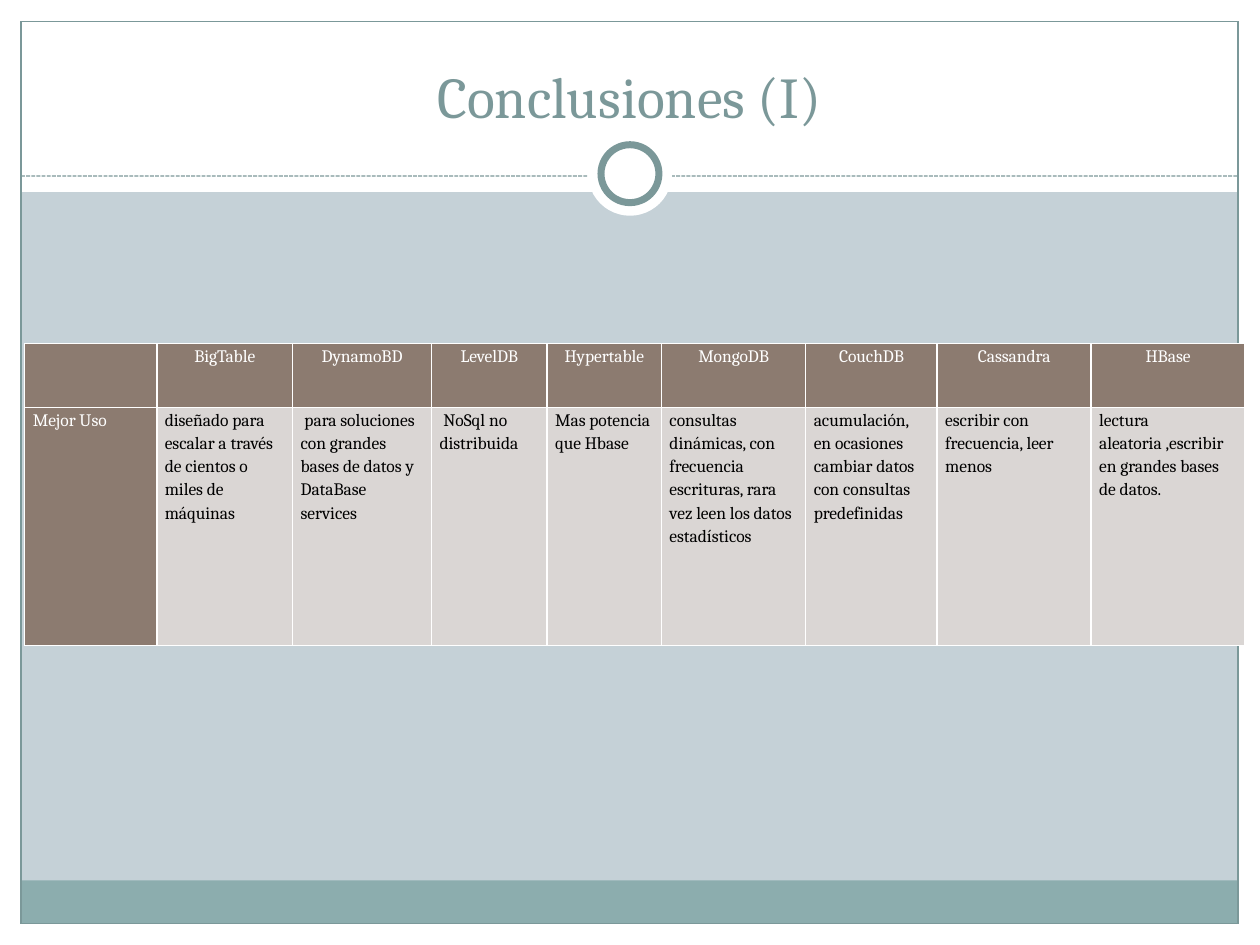
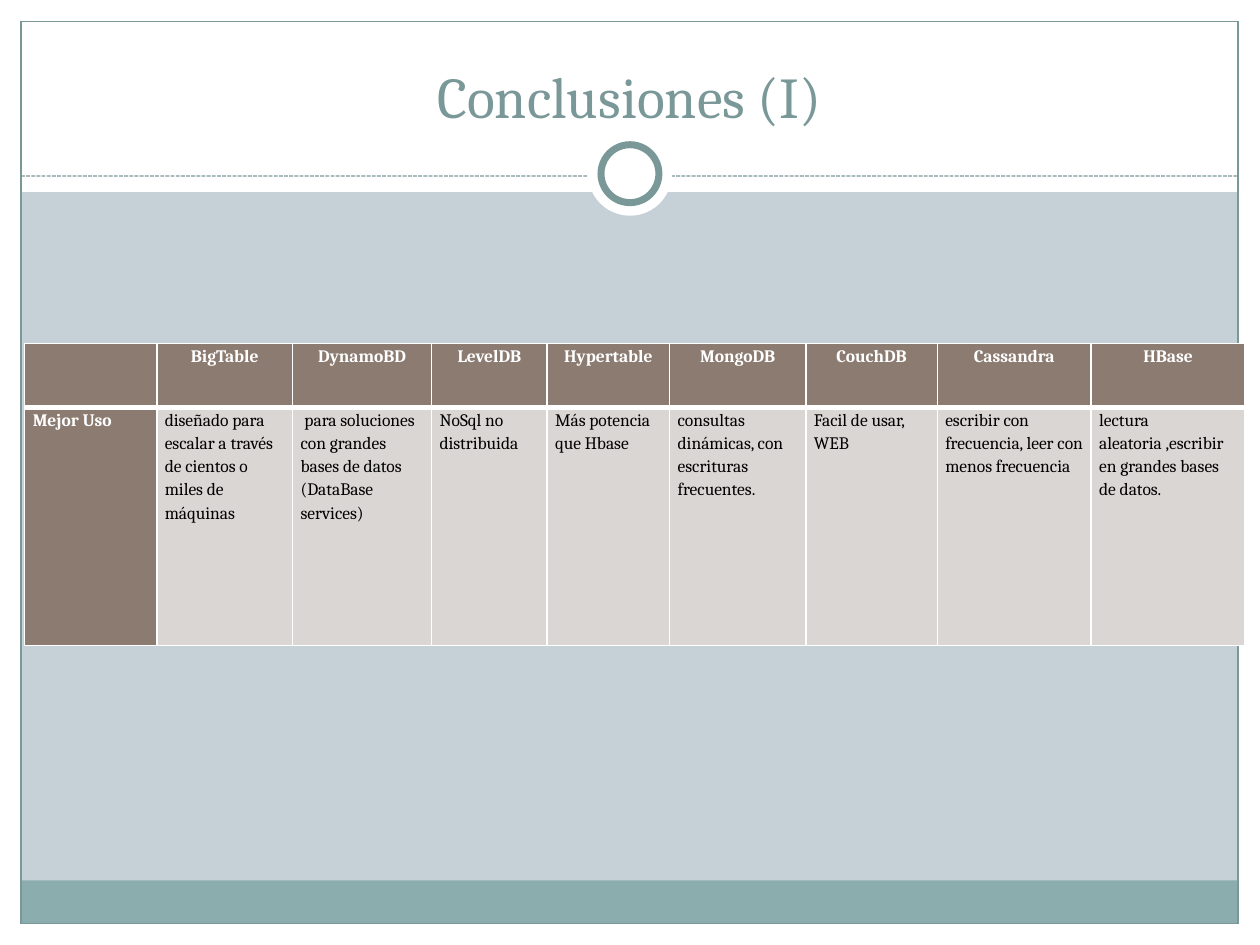
Before and after one commit to Transistores-de-silicio/Trabajo-MABD, a slide deck: slide 45 of BigTable.pptx (slide 44 before the commit). Drawn at 1260x945 pixels with LibreOffice and Linux fonts; fonts in the diff are those of the drawing. Boxes give left, top, right and bottom in pixels: in the first picture for what was removed or moved away, otherwise in the second. Text is boxed around its words. In the diff, an @@ line names an element or a change of style, - is before the commit and + after.

Commit message:
PResentacion

```diff
--- a/BigTable.pptx
+++ b/BigTable.pptx
@@ table at [25, 344, 1245, 646] @@
-row 2: Mejor Uso | diseñado para escalar a través de cientos o miles de máquinas | para soluciones con grandes bases de datos y / DataBase services | NoSql no distribuida | Mas potencia que Hbase | consultas dinámicas, con frecuencia escrituras, rara vez leen los datos estadísticos | acumulación, en ocasiones cambiar datos con consultas predefinidas | escribir con frecuencia, leer menos | lectura aleatoria ,escribir en grandes bases de datos.
+row 2: Mejor Uso | diseñado para escalar a través de cientos o miles de máquinas | para soluciones con grandes bases de datos (DataBase services) | NoSql no distribuida | Más potencia que Hbase | consultas dinámicas, con escrituras frecuentes. | Facil de usar, WEB | escribir con frecuencia, leer con menos frecuencia | lectura aleatoria ,escribir en grandes bases de datos.
@@ bold on in "BigTable", "DynamoBD", "LevelDB", "Hypertable" and 5 more places @@
```
Also in this commit, not shown: 14 other slides changed, 1 slide added, 2 other files.
